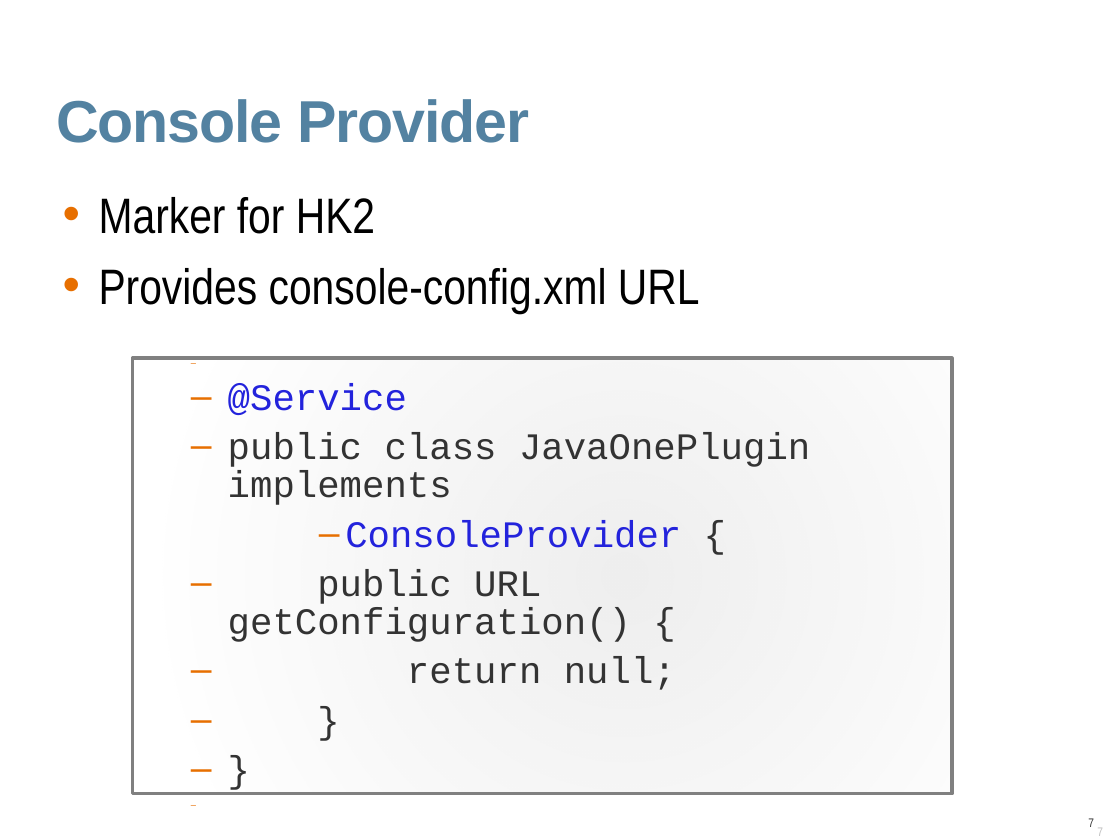
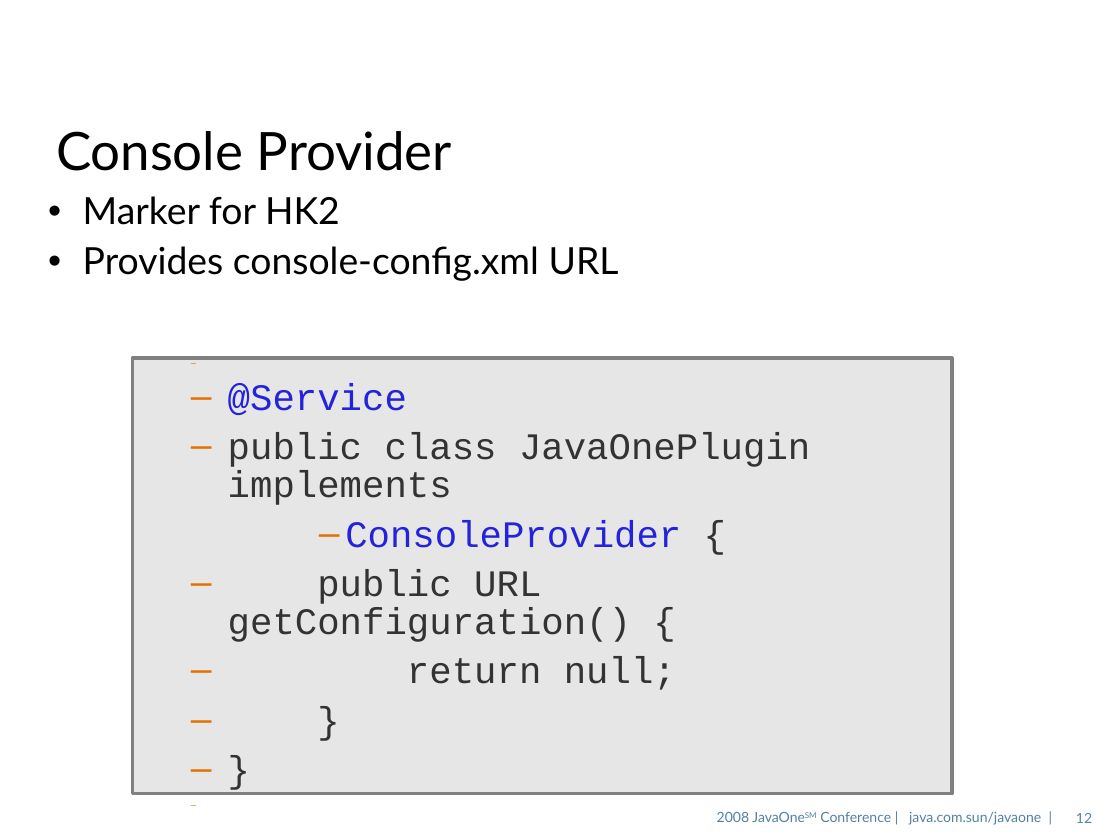
Before and after one commit to javaee/glassfish, a slide deck: slide 12 of v3/admingui/j1plugin/gfplugin/4520_gfplugin.odp (slide 7 before the commit). Drawn at 1120x840 pixels with LibreOffice and Linux fonts; fonts in the diff are those of the drawing; background and template pictures are left out. Boxes give left, top, right and bottom in pixels: in the first picture for what was removed or moved away, otherwise in the second. Text is boxed around its words. In the diff, an @@ line names an element or a change of style, - is before the commit and + after.

```diff
--- a/v3/admingui/j1plugin/gfplugin/4520_gfplugin.odp
+++ b/v3/admingui/j1plugin/gfplugin/4520_gfplugin.odp
@@ title "Console Provider" at (x1=56, y1=131, x2=452, y2=171): size 38 to 34 pt, font Arial to Lato, text colour #5382A1 to #000000, letter spacing -0.7 to 0 pt, bold off; line spacing 0.9 to 0.85; vertical alignment top to middle @@
@@ text "Marker for HK2" at (x1=83, y1=196, x2=619, y2=281): size 32 to 24 pt, font Arial Narrow to Lato; indent changed; line spacing 0.85 to 0.9; less space between paragraphs @@
@@ rectangle "@Service" at (x1=132, y1=358, x2=952, y2=794): fill gradient #E6E6E6 to #E6E6E6 @@
@@ text added at (x1=717, y1=812, x2=1041, y2=825), 9 pt, text #5382A1 @@
+2008 JavaOneSM Conference | java.com.sun/javaone |
@@ page number added at (x1=1076, y1=813, x2=1092, y2=823), 9 pt, text #5483A1 @@
+12
@@ page number removed at (x1=1088, y1=818, x2=1094, y2=827) @@
-7
```
Also in this commit, not shown: 27 other slides changed, 10 slides added, 1 slide removed.
